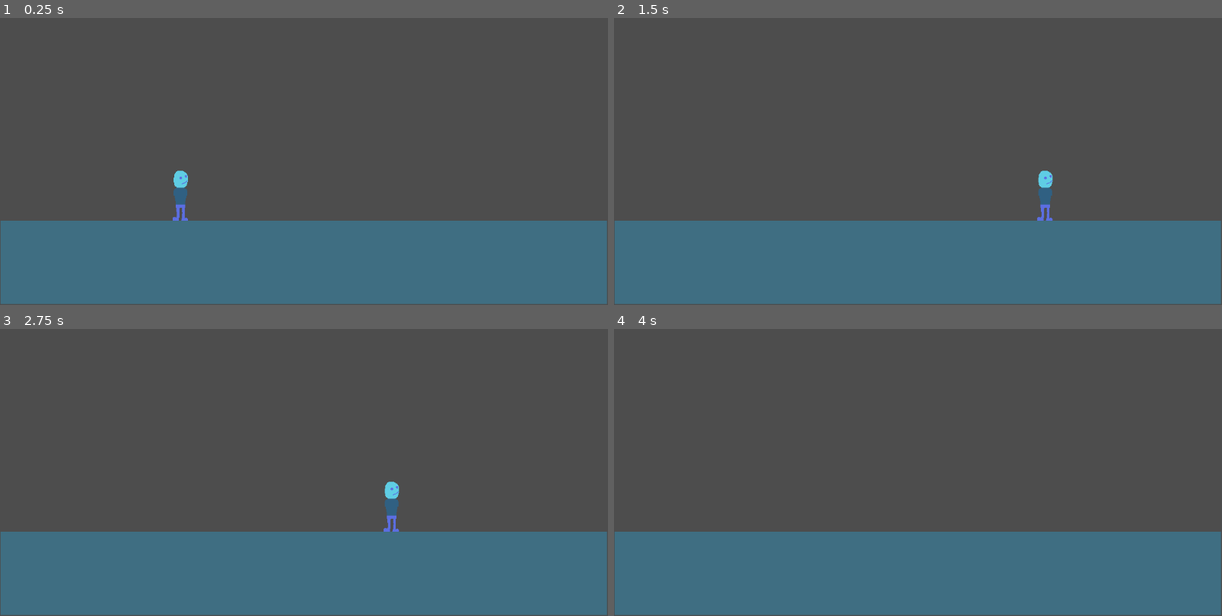
Above: before the commit, frames 1-4 (two rows, left to right).
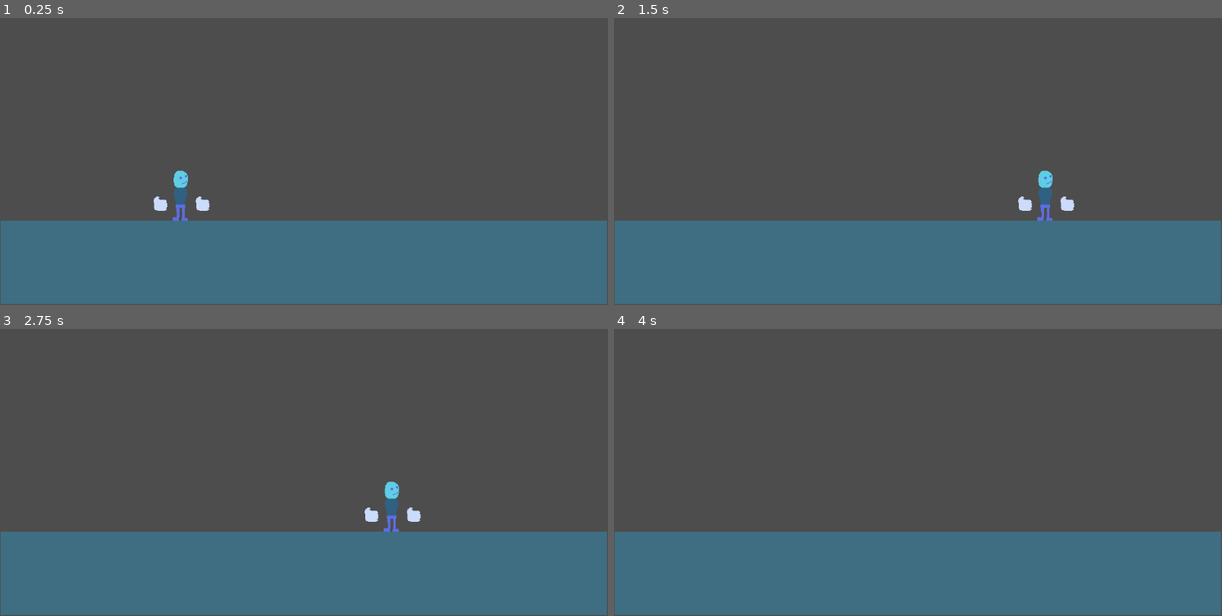
Above: after the commit, the same moments.

Repository: CodeGurke/Working-Title
Game: Godot game, scene res://src/scenes/main.tscn
The game is run twice, just before and just after one commit, with the same random seed, the same clock (stepped at 60 frames per second) and the same inputs.
Inputs:
- Up to frame 1 (0.25 s): no input
- Up to frame 2 (1.5 s): tap Enter at 0.5 s; hold D (move_right) from 0.53 s (still down); tap W (move_up) at 0.77 s
- Up to frame 3 (2.75 s): tap W (move_up) at 1.52 s; release D (move_right) at 2.03 s; hold A (move_left) from 2.03 s (still down)
- Up to frame 4 (4 s): release A (move_left) at 2.78 s; hold D (move_right) from 2.78 s (still down); tap W (move_up) at 3.02, 3.77 s

The runs differ from the first frame. In frame 1, 0.2% of the frame differs, in the area x 25-35%, y 62-68%; in frame 2, 0.2%, in the area x 66-76%, y 62-68%; in frame 3, 0.2%; in frame 4, nothing differs.

Commit message:
Hände hinzugefügt

Diff:
--- a/working-title/src/player/character.gd
+++ b/working-title/src/player/character.gd
@@ -7,11 +7,15 @@
 const SELECTED_LEGS : = preload("res://src/player/parts/legs/legs_standart.tscn")
 const SELECTED_BODY : = preload("res://src/player/parts/body/body.tscn")
 const SELECTED_HEAD : = preload("res://src/player/parts/head/head.tscn")
+const SELECTED_HAND_L : = preload("res://src/player/parts/hands/hand.tscn")
+const SELECTED_HAND_R : = preload("res://src/player/parts/hands/hand.tscn")
 
 # saves the instant of the part for later use
 var legs : CharacterBody2D = SELECTED_LEGS.instantiate()
 var body : CharacterBody2D = SELECTED_BODY.instantiate()
 var head : CharacterBody2D = SELECTED_HEAD.instantiate()
+var hand_l : CharacterBody2D = SELECTED_HAND_L.instantiate()
+var hand_r : CharacterBody2D = SELECTED_HAND_R.instantiate()
 
 
 # call at start to build the players character
@@ -20,7 +24,13 @@
 	%character.add_child(legs)
 	%character.add_child(body)
 	%character.add_child(head)
+	%character.add_child(hand_l)
+	%character.add_child(hand_r)
 
 	# sets the pieces position to the connector of the last part
 	body.global_position = legs.get_connector_position()
 	head.global_position = body.get_connector_position()
+	hand_l.global_position = legs.get_connector_position()
+	hand_l.global_position.x += 30
+	hand_r.global_position = legs.get_connector_position()
+	hand_r.global_position.x -= 50
--- /dev/null
+++ b/working-title/src/player/parts/hands/hand.tscn
@@ -0,0 +1,20 @@
+[gd_scene load_steps=3 format=3 uid="uid://dgd7b1hpeqy2i"]
+
+[ext_resource type="Texture2D" uid="uid://jjn25xubhaq2" path="res://src/player/parts/hands/hand_test_back.png" id="1_blged"]
+
+[sub_resource type="RectangleShape2D" id="RectangleShape2D_gecst"]
+size = Vector2(23.5, 22)
+
+[node name="hand" type="CharacterBody2D"]
+
+[node name="Sprite2D" type="Sprite2D" parent="."]
+position = Vector2(12, 0)
+texture = ExtResource("1_blged")
+
+[node name="connector" type="Marker2D" parent="."]
+
+[node name="Area2D" type="Area2D" parent="."]
+
+[node name="CollisionShape2D" type="CollisionShape2D" parent="Area2D"]
+position = Vector2(11.75, 0)
+shape = SubResource("RectangleShape2D_gecst")
Binary file added: working-title/src/player/parts/hands/hand_test_back.png
Not shown, added: working-title/src/player/parts/hands/hand_test_back.png.import
Binary file added: working-title/src/player/parts/hands/hand_test_front.png
Not shown, added: working-title/src/player/parts/hands/hand_test_front.png.import
